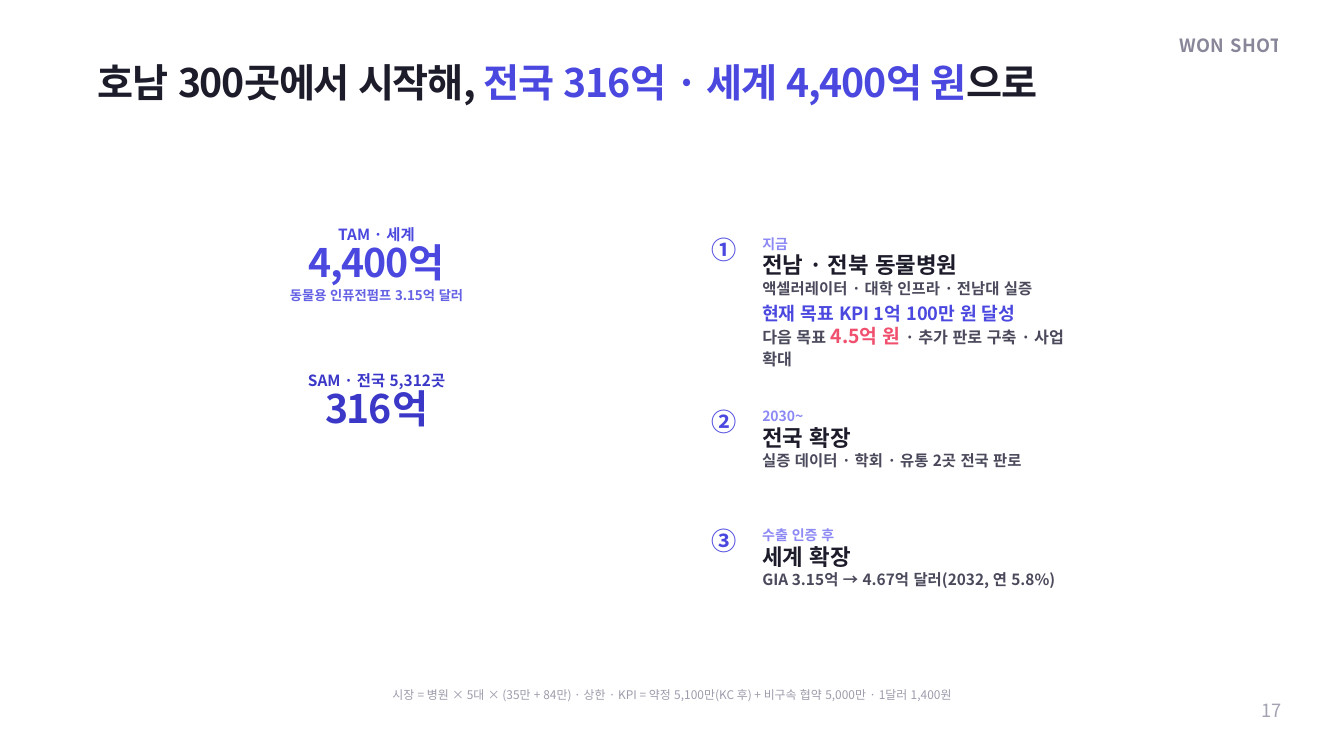
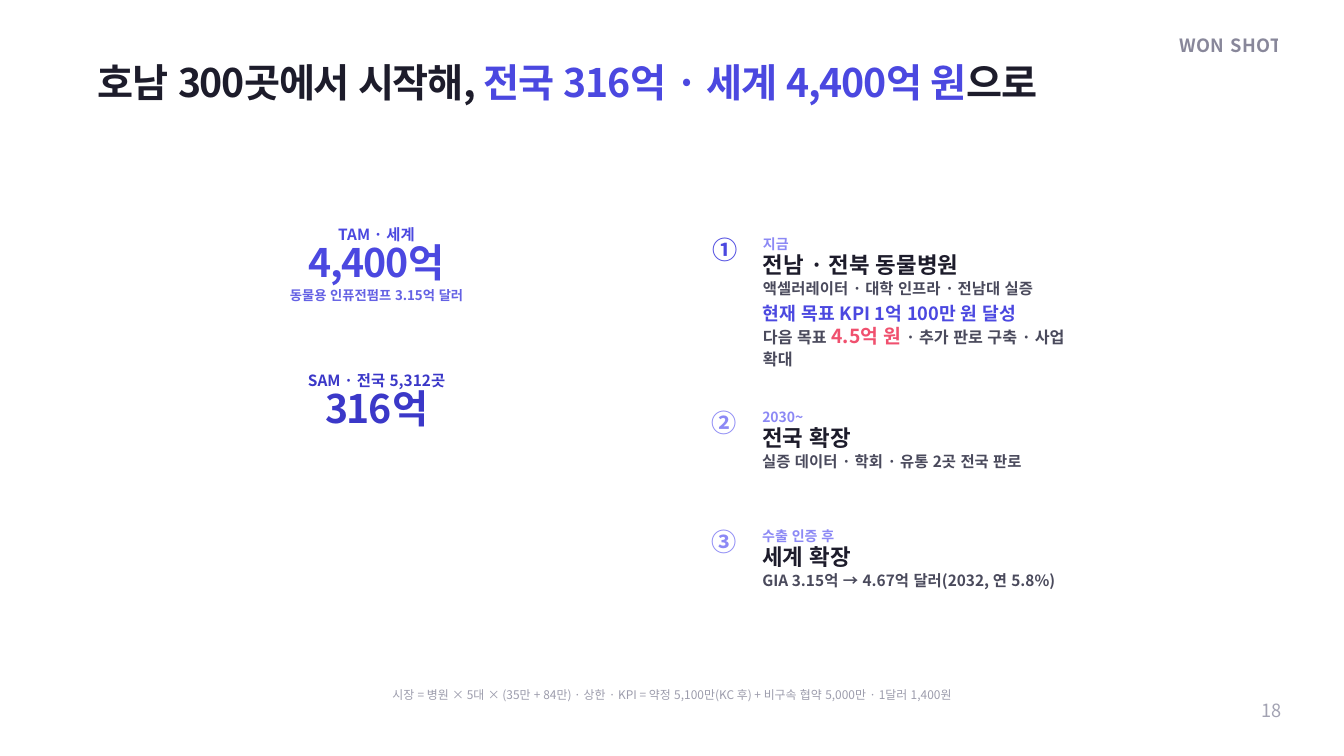
Before and after one commit to yhkwon2004/pet_test, a slide deck: slide 18 of export/INFU-RETRO_IR_WON-SHOT_editable.pptx (slide 17 before the commit). Drawn at 1344x756 pixels with LibreOffice and Linux fonts; fonts in the diff are those of the drawing; background and template pictures are left out. Boxes give left, top, right and bottom in pixels: in the first picture for what was removed or moved away, otherwise in the second. Text is boxed around its words. In the diff, an @@ line names an element or a change of style, - is before the commit and + after.

```diff
--- a/export/INFU-RETRO_IR_WON-SHOT_editable.pptx
+++ b/export/INFU-RETRO_IR_WON-SHOT_editable.pptx
@@ text "②" at box(712, 410, 737, 434): text colour #4B48E0 to #8C89F5 @@
@@ text "③" at box(712, 529, 737, 553): text colour #4B48E0 to #8C89F5 @@
@@ text at box(1262, 703, 1282, 717): text changed @@
-17
+18
```
Also in this commit, not shown: 19 other slides changed, 2 slides added, 2 other files.
